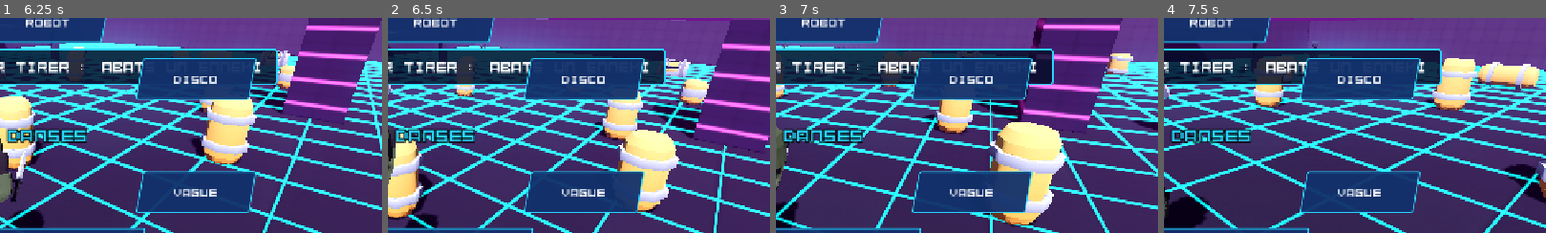
Above: before the commit, frames 1-4 (left to right).
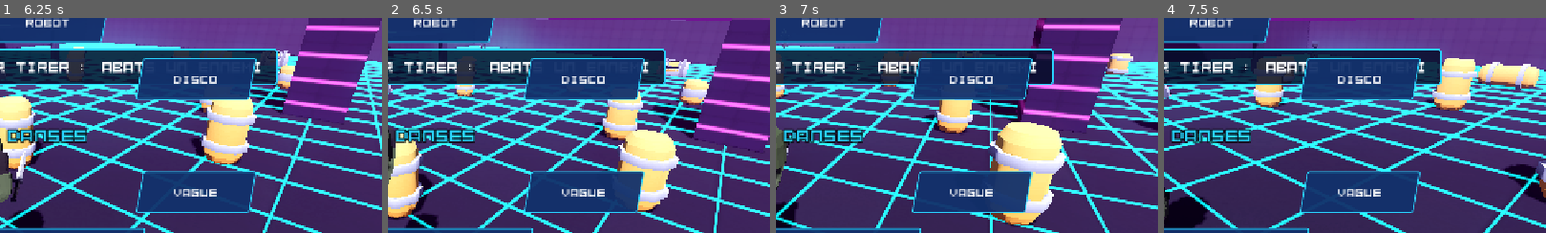
Above: after the commit, the same moments.

Repository: mariusortiz/overclock
Game: Godot game, scene res://scenes/armory.tscn
Same seed, same stepped clock (60 frames per second), same inputs: the game is played once before the commit and once after it. This scene is started directly instead of the project's main scene.
Inputs (mouse positions are % of the whole screen's width and height, from its top left):
- Up to frame 1 (6.25 s): click "< RETOUR" at 0.5 s; click "JOUER" at 1.25 s; click "II" at 2 s; click "REPRENDRE" at 2.75 s; tap Enter at 3.5 s; move the mouse to (72, 45) at 3.52 s; hold D (move_right) 3.53-4.28 s; tap F (melee) at 3.6, 4.55, 6.05 s; click (72, 45) at 3.67 s; tap Space (jump) at 3.77, 4.52, 6.02 s; tap E (ultimate) at 3.8, 4.35, 5.3 s; move the mouse to (45, 50) at 4.27 s; hold W (move_forward) from 4.28 s (still down); click (45, 50) at 4.42 s; move the mouse to (52, 48) at 5.02 s; tap B (emote) at 5.1 s; click (52, 48) at 5.17 s; move the mouse to (49, 52) at 5.77 s; tap Y (inspect) at 5.85 s; click (49, 52) at 5.92 s
- Up to frame 2 (6.5 s): keep holding W (move_forward)
- Up to frame 3 (7 s): keep holding W (move_forward); move the mouse to (57, 51) at 6.52 s; tap F (melee) at 6.6 s; click (57, 51) at 6.67 s; tap Space (jump) at 6.77 s; tap E (ultimate) at 6.8 s
- Up to frame 4 (7.5 s): keep holding W (move_forward); tap R (reload) at 7.15 s; move the mouse to (42, 49) at 7.27 s; tap E (ultimate) at 7.35 s; click (42, 49) at 7.42 s
The pictures show only the part of the screen within x 44-94%, y 23-73%; the shares and areas given below are measured in that part.

Frame 1 is identical in both runs. In frame 2, 0.7% of the frame differs, in the area x 15-35%, y 3-15%; in frame 3, less than 0.1%; in frame 4, nothing differs.

Commit message:
Combat feedback: kill marker, red crosshair on target, hit direction, low health, streaks, countdown
Kill: a red cross on the crosshair and a short buzz; kills in quick
succession make a streak (DOUBLÉ, TRIPLÉ…) worth bonus points. The
crosshair turns red over an enemy. Red arcs show where hits come from; the
screen's edges beat red when health is low; the ammo turns red when the
magazine is nearly empty. Enemies flash white when hit and appear in a
flash. 3-2-1 before each wave; a boss arrives in slow motion with a jolt;
ULTI PRÊTE is announced. The game pauses when the app loses focus.

Co-Authored-By: Claude Opus 5.5 <noreply@anthropic.com>
Claude-Session: https://claude.ai/code/session_01TMrhLU8C9hMQ3DU14F1G1z

Diff:
--- /dev/null
+++ b/scripts/damage_marks.gd
@@ -0,0 +1,40 @@
+class_name DamageMarks
+extends Control
+## Red arcs around the crosshair, each pointing toward where a hit came from,
+## fading out in a second. They turn with the camera while they last.
+
+const LIFETIME := 1.0
+const RADIUS := 170.0
+const SPREAD := 0.45  # radians each side
+const COLOR := Color(1.0, 0.15, 0.1)
+
+## [world position, seconds left]
+var _marks: Array[Array] = []
+
+
+func add(from: Vector3) -> void:
+	_marks.append([from, LIFETIME])
+	set_process(true)
+
+
+func _process(delta: float) -> void:
+	for mark in _marks:
+		mark[1] -= delta
+	_marks = _marks.filter(func(mark: Array) -> bool: return mark[1] > 0.0)
+	queue_redraw()
+	if _marks.is_empty():
+		set_process(false)
+
+
+func _draw() -> void:
+	var camera := get_viewport().get_camera_3d()
+	if camera == null:
+		return
+	var center := size / 2.0
+	for mark in _marks:
+		# Where the hit came from, seen from above in the camera's frame: 0 is
+		# straight ahead (top of the screen).
+		var local := camera.global_basis.inverse() * ((mark[0] as Vector3) - camera.global_position)
+		var angle := atan2(local.x, -local.z) - PI / 2.0
+		var alpha: float = mark[1] / LIFETIME
+		draw_arc(center, RADIUS, angle - SPREAD, angle + SPREAD, 24, Color(COLOR, alpha * 0.9), 10.0)
--- a/scripts/enemy.gd
+++ b/scripts/enemy.gd
@@ -38,6 +38,8 @@
 const KAMIKAZE_RADIUS := 3.5
 const KAMIKAZE_DAMAGE := 25
 const KAMIKAZE_COLOR := Color(1.0, 0.25, 0.1)
+const HIT_FLASH_TIME := 0.07
+static var HIT_FLASH := _make_hit_flash()
 
 @export var max_health := 5
 @export var move_speed := 3.5
@@ -92,6 +94,8 @@
 var _headshot_pending := false
 ## Sniper: seconds of aiming left (laser shown), and the laser itself.
 var _aim_left := 0.0
+## The glow drawn over the model (elite, kamikaze), restored after a hit flash.
+var _overlay: Material
 var _laser: MeshInstance3D
 var _tween: Tween
 var _gravity: float = ProjectSettings.get_setting("physics/3d/default_gravity")
@@ -144,6 +148,15 @@
 	_kill_color = color
 
 
+static func _make_hit_flash() -> StandardMaterial3D:
+	var material := StandardMaterial3D.new()
+	material.shading_mode = BaseMaterial3D.SHADING_MODE_UNSHADED
+	material.blend_mode = BaseMaterial3D.BLEND_MODE_ADD
+	material.transparency = BaseMaterial3D.TRANSPARENCY_ALPHA
+	material.albedo_color = Color(1, 1, 1, 0.65)
+	return material
+
+
 ## The next damage comes from a headshot (it is shown in another color).
 func mark_headshot() -> void:
 	_headshot_pending = true
@@ -170,6 +183,7 @@
 	else:
 		_visual.scale = _base_scale * 1.2
 		_scale_visual_to(_base_scale, 0.12)
+		_flash_white()
 
 
 ## Mace: thrown back, and unable to act for a moment.
@@ -364,7 +378,7 @@
 		return
 	if melee_damage > 0:
 		if global_position.distance_to(_player.global_position) <= attack_range + 0.5:
-			_player.take_damage(melee_damage)
+			_player.take_damage(melee_damage, global_position)
 		return
 	_spawn_projectile(_muzzle.global_position.direction_to(_player.get_aim_position()))
 
@@ -379,7 +393,7 @@
 	var query := PhysicsRayQueryParameters3D.create(_muzzle.global_position, target, WORLD_MASK)
 	var hit := get_world_3d().direct_space_state.intersect_ray(query)
 	if hit.is_empty():
-		_player.take_damage(SNIPER_DAMAGE)
+		_player.take_damage(SNIPER_DAMAGE, global_position)
 	else:
 		target = hit.position
 	Effects.tracer(get_tree().current_scene, _muzzle.global_position, target, LASER_COLOR)
@@ -412,6 +426,16 @@
 	_laser.scale = Vector3(1, 1, from.distance_to(to))
 
 
+## A white flash over the model, for a hit that does not kill.
+func _flash_white() -> void:
+	for mesh: MeshInstance3D in _model.find_children("*", "MeshInstance3D", true, false):
+		mesh.material_overlay = HIT_FLASH
+	await get_tree().create_timer(HIT_FLASH_TIME, false).timeout
+	if is_instance_valid(_model):
+		for mesh: MeshInstance3D in _model.find_children("*", "MeshInstance3D", true, false):
+			mesh.material_overlay = _overlay
+
+
 ## Wraps the model in a colored glow; `pulse` makes it throb.
 func _glow(color: Color, strength: float, pulse := false) -> void:
 	var material := StandardMaterial3D.new()
@@ -419,6 +443,7 @@
 	material.blend_mode = BaseMaterial3D.BLEND_MODE_ADD
 	material.albedo_color = Color(color, strength)
 	material.transparency = BaseMaterial3D.TRANSPARENCY_ALPHA
+	_overlay = material
 	for mesh: MeshInstance3D in _model.find_children("*", "MeshInstance3D", true, false):
 		mesh.material_overlay = material
 	if pulse:
@@ -435,7 +460,7 @@
 	Effects.burst(get_tree().current_scene, at, KAMIKAZE_COLOR, 44)
 	Effects.burst(get_tree().current_scene, at, Color(1.0, 0.85, 0.3), 20)
 	if _player and _player.global_position.distance_to(global_position) <= KAMIKAZE_RADIUS:
-		_player.take_damage(KAMIKAZE_DAMAGE)
+		_player.take_damage(KAMIKAZE_DAMAGE, global_position)
 		_player.shake(0.25)
 
 
--- a/scripts/hud.gd
+++ b/scripts/hud.gd
@@ -19,6 +19,8 @@
 const BANNER_TIME := 2.5
 const FADE_TIME := 0.4
 const ULTIMATE_READY_COLOR := Color(1.0, 0.85, 0.2)
+## Below this share of health, the edges of the screen beat red.
+const LOW_HEALTH := 0.3
 
 var _is_touch := DisplayServer.is_touchscreen_available()
 var _game_over := false
@@ -28,6 +30,13 @@
 var _hint := Label.new()
 var _health_number := Label.new()
 var _dance_wheel := Control.new()
+var _low_health := TextureRect.new()
+var _health_ratio := 1.0
+var _hurt_marks := DamageMarks.new()
+var _streak := Label.new()
+var _streak_tween: Tween
+var _countdown := Label.new()
+var _ultimate_was_ready := false
 var _wheel_mouse_was_captured := false
 var _hint_tween: Tween
 
@@ -80,11 +89,21 @@
 	_continue_button.pressed.connect(_on_exit_button_pressed.bind(false))
 	_build_hint()
 	_build_dance_wheel()
+	_build_low_health()
+	_hurt_marks.set_anchors_and_offsets_preset(Control.PRESET_FULL_RECT)
+	_hurt_marks.mouse_filter = Control.MOUSE_FILTER_IGNORE
+	add_child(_hurt_marks)
+	move_child(_hurt_marks, reticle.get_index())
+	_setup_center_label(_streak, 34, Color(1.0, 0.24, 0.95), 0.62)
+	_setup_center_label(_countdown, 110, Color(0.16, 0.83, 1.0), 0.4)
 	_leave_button.pressed.connect(_on_exit_button_pressed.bind(true))
 
 
 func _process(_delta: float) -> void:
 	_fps_label.visible = Settings.show_fps
+	# Low health: the edges of the screen beat red.
+	var danger := clampf((LOW_HEALTH - _health_ratio) / LOW_HEALTH, 0.0, 1.0)
+	_low_health.modulate.a = danger * (0.55 + 0.35 * sin(Time.get_ticks_msec() / 1000.0 * (4.0 + danger * 4.0)))
 	_fps_label.text = "%d FPS" % Engine.get_frames_per_second()
 	_desktop_hint.visible = not _is_touch and not _game_over \
 			and Input.mouse_mode != Input.MOUSE_MODE_CAPTURED
@@ -94,6 +113,7 @@
 	_health_bar.max_value = maximum
 	_health_bar.value = current
 	_health_number.text = str(current)
+	_health_ratio = float(current) / maxi(maximum, 1)
 
 
 ## Health in figures, on the bar.
@@ -137,12 +157,20 @@
 
 func set_ammo(current: int, magazine: int, reloading: bool) -> void:
 	_ammo_label.text = "RECHARGE…" if reloading else "%d / %d" % [current, magazine]
+	# Red when the magazine is nearly empty.
+	var low := not reloading and current <= ceili(magazine * 0.25)
+	_ammo_label.modulate = Color(1.0, 0.35, 0.3) if low else Color.WHITE
 
 
 ## `ratio`: charge of the ultimate, from 0 to 1.
 func set_ultimate(ratio: float) -> void:
 	touch_controls.set_ultimate(ratio)
 	var is_ready := ratio >= 1.0
+	if is_ready and not _ultimate_was_ready:
+		show_banner("ULTI PRÊTE")
+		if Settings.vibration_enabled:
+			Input.vibrate_handheld(60)
+	_ultimate_was_ready = is_ready
 	var text := "ULTI PRÊTE" if is_ready else "ULTI  %d %%" % floori(ratio * 100.0)
 	if is_ready and not _is_touch:
 		text += "  [E]"
@@ -224,6 +252,73 @@
 	_banner_tween = create_tween()
 	_banner_tween.tween_interval(BANNER_TIME)
 	_banner_tween.tween_property(_banner, "modulate:a", 0.0, 0.5)
+
+
+## A red mark on the edge of the screen, toward where a hit came from.
+func show_hurt_from(from: Vector3) -> void:
+	_hurt_marks.add(from)
+
+
+## "DOUBLÉ", "TRIPLÉ"…: several kills in a row.
+func show_streak(text: String) -> void:
+	_streak.text = text
+	_streak.scale = Vector2.ONE * 1.4
+	_streak.pivot_offset = _streak.size / 2.0
+	if _streak_tween:
+		_streak_tween.kill()
+	_streak_tween = create_tween()
+	_streak_tween.tween_property(_streak, "modulate:a", 1.0, 0.08)
+	_streak_tween.parallel().tween_property(_streak, "scale", Vector2.ONE, 0.2).set_trans(Tween.TRANS_BACK)
+	_streak_tween.tween_interval(1.0)
+	_streak_tween.tween_property(_streak, "modulate:a", 0.0, 0.4)
+
+
+## The big 3, 2, 1 before a wave.
+func show_countdown(seconds: int) -> void:
+	_countdown.text = str(seconds)
+	_countdown.pivot_offset = _countdown.size / 2.0
+	_countdown.modulate.a = 1.0
+	var tween := create_tween()
+	tween.tween_property(_countdown, "scale", Vector2.ONE, 0.25).from(Vector2.ONE * 1.6).set_trans(Tween.TRANS_BACK)
+	tween.tween_interval(0.35)
+	tween.tween_property(_countdown, "modulate:a", 0.0, 0.3)
+
+
+func _setup_center_label(label: Label, font_size: int, color: Color, anchor_y: float) -> void:
+	label.anchor_left = 0.0
+	label.anchor_right = 1.0
+	label.anchor_top = anchor_y
+	label.anchor_bottom = anchor_y
+	label.grow_vertical = Control.GROW_DIRECTION_BOTH
+	label.horizontal_alignment = HORIZONTAL_ALIGNMENT_CENTER
+	label.add_theme_font_size_override("font_size", font_size)
+	label.add_theme_color_override("font_color", color)
+	label.add_theme_color_override("font_outline_color", Color.BLACK)
+	label.add_theme_constant_override("outline_size", 10)
+	label.mouse_filter = Control.MOUSE_FILTER_IGNORE
+	label.modulate.a = 0.0
+	add_child(label)
+	move_child(label, pause_menu.get_index())
+
+
+## Red edges, shown when health is low.
+func _build_low_health() -> void:
+	var falloff := Gradient.new()
+	falloff.set_color(0, Color(0.8, 0, 0, 0))
+	falloff.set_color(1, Color(0.8, 0, 0, 0.75))
+	falloff.set_offset(0, 0.6)
+	var texture := GradientTexture2D.new()
+	texture.gradient = falloff
+	texture.fill = GradientTexture2D.FILL_RADIAL
+	texture.fill_from = Vector2(0.5, 0.5)
+	texture.fill_to = Vector2(1.0, 1.0)
+	_low_health.texture = texture
+	_low_health.set_anchors_and_offsets_preset(Control.PRESET_FULL_RECT)
+	_low_health.stretch_mode = TextureRect.STRETCH_SCALE
+	_low_health.mouse_filter = Control.MOUSE_FILTER_IGNORE
+	_low_health.modulate.a = 0.0
+	add_child(_low_health)
+	move_child(_low_health, 0)
 
 
 ## Opens or closes the dance wheel; the game goes on meanwhile.
--- a/scripts/main.gd
+++ b/scripts/main.gd
@@ -6,6 +6,13 @@
 const WAVE_HEAL := 25
 const BOSS_SCORE := 1000
 const ELITE_SCORE := 400
+## Kills less than this many seconds apart make a streak.
+const STREAK_WINDOW := 1.6
+const STREAK_BONUS := 50  # per kill after the first
+const STREAK_NAMES := {2: "DOUBLÉ", 3: "TRIPLÉ", 4: "QUADRUPLÉ"}
+const KILL_VIBRATION_MS := 15
+## The boss's arrival: slow motion for this long (real time).
+const BOSS_ENTRANCE_TIME := 0.8
 const MENU_SCENE := "res://scenes/menu.tscn"
 const DAMAGE_VIBRATION_MS := 40
 const PERK_CHOICE_DELAY := 2.0
@@ -42,6 +49,8 @@
 var _endless := false
 var _boss: Boss
 var _stats := GameStats.new()
+var _streak := 0
+var _last_kill_time := -100.0
 
 @onready var player: Player = $Player
 @onready var hud: Hud = $HUD
@@ -81,6 +90,9 @@
 	waves.wave_cleared.connect(_on_wave_cleared)
 	waves.enemy_killed.connect(_add_score.bind(KILL_SCORE))
 	waves.enemy_killed.connect(player.on_enemy_killed)
+	waves.enemy_killed.connect(_on_enemy_killed)
+	waves.countdown.connect(hud.show_countdown)
+	player.hurt_from.connect(hud.show_hurt_from)
 	waves.enemies_left_changed.connect(_on_enemies_left_changed)
 	waves.boss_spawned.connect(_on_boss_spawned)
 	waves.boss_killed.connect(_on_boss_killed)
@@ -104,6 +116,7 @@
 
 func _process(_delta: float) -> void:
 	hud.set_status(player.get_effects(), player.perks)
+	hud.reticle.on_target = player.aiming_at_enemy
 	if Input.is_action_just_pressed("emote") and player.health > 0:
 		hud.toggle_dance_wheel()
 
@@ -223,6 +236,20 @@
 	hud.show_banner(title.to_upper())
 
 
+## Kill marker, a short buzz, and the streak count.
+func _on_enemy_killed() -> void:
+	hud.reticle.show_kill()
+	if Settings.vibration_enabled:
+		Input.vibrate_handheld(KILL_VIBRATION_MS)
+	var now := Time.get_ticks_msec() / 1000.0
+	_streak = _streak + 1 if now - _last_kill_time <= STREAK_WINDOW else 1
+	_last_kill_time = now
+	if _streak >= 2:
+		var bonus := STREAK_BONUS * (_streak - 1)
+		_add_score(bonus)
+		hud.show_streak("%s   +%d" % [STREAK_NAMES.get(_streak, "SÉRIE ×%d" % _streak), bonus])
+
+
 func _on_elite_killed() -> void:
 	_add_score(ELITE_SCORE)
 	hud.show_banner("ÉLITE ABATTUE   +%d" % ELITE_SCORE)
@@ -234,6 +261,12 @@
 	hud.show_boss(Boss.INFO[boss.kind].name)
 	hud.set_boss_health(boss.max_health, boss.max_health)
 	boss.health_changed.connect(hud.set_boss_health)
+	# Its arrival: a moment of slow motion and a jolt.
+	player.shake(0.2)
+	Engine.time_scale = 0.4
+	await get_tree().create_timer(BOSS_ENTRANCE_TIME, true, false, true).timeout
+	if player.health > 0:
+		Engine.time_scale = 1.0
 
 
 func _on_boss_killed(kind: Boss.Kind) -> void:
--- a/scripts/mortar_strike.gd
+++ b/scripts/mortar_strike.gd
@@ -30,7 +30,7 @@
 	marker.queue_free()
 	var player: Player = get_tree().get_first_node_in_group("player")
 	if player and global_position.distance_to(player.global_position) <= RADIUS:
-		player.take_damage(damage)
+		player.take_damage(damage, global_position)
 
 	var sphere := SphereMesh.new()
 	sphere.radius = RADIUS
--- a/scripts/pause_menu.gd
+++ b/scripts/pause_menu.gd
@@ -30,6 +30,9 @@
 func _notification(what: int) -> void:
 	if what == NOTIFICATION_WM_GO_BACK_REQUEST:
 		toggle()
+	elif what == NOTIFICATION_APPLICATION_FOCUS_OUT or what == NOTIFICATION_APPLICATION_PAUSED:
+		# Leaving the app (a call, the home button) pauses the game.
+		open()
 
 
 func toggle() -> void:
--- a/scripts/player.gd
+++ b/scripts/player.gd
@@ -5,6 +5,8 @@
 
 signal health_changed(current: int, maximum: int)
 signal damaged
+## A hit came from `from` (world position), for the HUD's direction marker.
+signal hurt_from(from: Vector3)
 signal died
 signal perks_changed
 
@@ -19,6 +21,10 @@
 const DANCE_CAMERA_SPEED := 4.0
 ## Any of these, or moving, or being hit, stops a dance.
 const DANCE_BREAKERS: Array[StringName] = [&"fire", &"aim", &"melee", &"jump", &"reload", &"ultimate", &"inspect"]
+
+## The crosshair turns red over an enemy within this range (world and enemy layers).
+const AIM_CHECK_RANGE := 80.0
+const AIM_CHECK_MASK := 1 | 4
 
 ## Camera shake: how hard a hit shakes the view, and how fast it settles.
 const HIT_SHAKE := 0.12
@@ -93,6 +99,10 @@
 	weapon.rotation.x = _spring_arm.rotation.x
 
 
+## True when the crosshair is on an enemy (updated every physics frame).
+var aiming_at_enemy := false
+
+
 ## Point enemies aim at.
 func get_aim_position() -> Vector3:
 	return global_position + Vector3.UP * 1.0
@@ -127,9 +137,12 @@
 	ultimate.add_charge(Ultimate.KILL_CHARGE)
 
 
-func take_damage(amount: int) -> void:
+## `from`: where the hit came from, when known.
+func take_damage(amount: int, from := Vector3.INF) -> void:
 	if health <= 0 or invulnerable or ultimate.shielded:
 		return
+	if from != Vector3.INF:
+		hurt_from.emit(from)
 	if has_effect(PowerUp.Type.SHIELD):
 		amount = ceili(amount / 2.0)
 	health = maxi(health - amount, 0)
@@ -289,6 +302,16 @@
 			shake(0.06)
 	_was_on_floor = is_on_floor()
 	_update_animation()
+	_update_aim_target()
+
+
+## Whether the crosshair is on an enemy, for its color.
+func _update_aim_target() -> void:
+	var from := _camera.global_position
+	var to := from - _camera.global_basis.z * AIM_CHECK_RANGE
+	var query := PhysicsRayQueryParameters3D.create(from, to, AIM_CHECK_MASK, [get_rid()])
+	var hit := get_world_3d().direct_space_state.intersect_ray(query)
+	aiming_at_enemy = not hit.is_empty() and (hit.collider as Node).is_in_group("targets")
 
 
 func _update_animation() -> void:
--- a/scripts/projectile.gd
+++ b/scripts/projectile.gd
@@ -20,6 +20,8 @@
 
 
 func _on_body_entered(body: Node3D) -> void:
-	if body.has_method("take_damage"):
+	if body is Player:
+		body.take_damage(damage, global_position - direction * 4.0)
+	elif body.has_method("take_damage"):
 		body.take_damage(damage)
 	queue_free()
--- a/scripts/reticle.gd
+++ b/scripts/reticle.gd
@@ -6,9 +6,19 @@
 const HIT_COLOR := Color(1, 0.24, 0.95)
 const HEADSHOT_COLOR := Color(1.0, 0.9, 0.2)
 const HIT_DURATION := 0.15
+const KILL_COLOR := Color(1.0, 0.2, 0.2)
+const KILL_DURATION := 0.35
+const TARGET_COLOR := Color(1.0, 0.3, 0.3, 0.95)
 
 var _hit_left := 0.0
 var _hit_color := HIT_COLOR
+var _kill_left := 0.0
+## The crosshair turns red over an enemy.
+var on_target := false:
+	set(value):
+		if value != on_target:
+			on_target = value
+			queue_redraw()
 
 
 func _ready() -> void:
@@ -23,18 +33,32 @@
 	queue_redraw()
 
 
+## A bigger red cross for a kill.
+func show_kill() -> void:
+	_kill_left = KILL_DURATION
+	set_process(true)
+	queue_redraw()
+
+
 func _process(delta: float) -> void:
 	_hit_left -= delta
-	if _hit_left <= 0.0:
+	_kill_left -= delta
+	queue_redraw()
+	if _hit_left <= 0.0 and _kill_left <= 0.0:
 		set_process(false)
-		queue_redraw()
 
 
 func _draw() -> void:
 	var center := size * 0.5
-	draw_circle(center, 1.5, COLOR)
+	var color := TARGET_COLOR if on_target else COLOR
+	draw_circle(center, 1.5, color)
 	for dir: Vector2 in [Vector2.LEFT, Vector2.RIGHT, Vector2.UP, Vector2.DOWN]:
-		draw_line(center + dir * 6.0, center + dir * 14.0, COLOR, 2.0)
+		draw_line(center + dir * 6.0, center + dir * 14.0, color, 2.0)
+	if _kill_left > 0.0:
+		var grow := 1.0 + (KILL_DURATION - _kill_left) * 1.5
+		var faded := Color(KILL_COLOR, clampf(_kill_left / KILL_DURATION * 1.5, 0.0, 1.0))
+		for dir: Vector2 in [Vector2(1, 1), Vector2(1, -1), Vector2(-1, 1), Vector2(-1, -1)]:
+			draw_line(center + dir * 10.0 * grow, center + dir * 22.0 * grow, faded, 4.0)
 	if _hit_left > 0.0:
 		for dir: Vector2 in [Vector2(1, 1), Vector2(1, -1), Vector2(-1, 1), Vector2(-1, -1)]:
 			draw_line(center + dir * 7.0, center + dir * 14.0, _hit_color, 3.0)
--- a/scripts/shockwave.gd
+++ b/scripts/shockwave.gd
@@ -50,4 +50,4 @@
 	var on_ring := absf(Vector2(offset.x, offset.z).length() - _radius) <= THICKNESS
 	if on_ring and offset.y < SAFE_HEIGHT:
 		_has_hit = true
-		player.take_damage(damage)
+		player.take_damage(damage, global_position)
--- a/scripts/wave_manager.gd
+++ b/scripts/wave_manager.gd
@@ -10,6 +10,8 @@
 signal boss_spawned(boss: Boss)
 signal boss_killed(kind: Boss.Kind)
 signal elite_spawned
+## The last seconds before a wave: 3, 2, 1.
+signal countdown(seconds: int)
 signal elite_killed
 
 const BOSS_EVERY := 5
@@ -152,7 +154,13 @@
 # --- Wave flow --------------------------------------------------------------
 
 func _start_next_wave(delay: float) -> void:
-	await get_tree().create_timer(delay, false).timeout
+	var counted := 3 if delay >= 3.5 else 0
+	await get_tree().create_timer(delay - counted, false).timeout
+	for seconds in range(counted, 0, -1):
+		if _stopped:
+			return
+		countdown.emit(seconds)
+		await get_tree().create_timer(1.0, false).timeout
 	if _stopped:
 		return
 	wave += 1
@@ -192,6 +200,11 @@
 	if enemy.elite:
 		enemy.died.connect(elite_killed.emit)
 	get_parent().add_child(enemy)
+	# A flash where it appears.
+	var flash_color := Color(1.0, 0.5, 0.15) if enemy is Boss else Color(0.16, 0.9, 1.0)
+	Effects.spray(get_parent(), enemy.position + Vector3.UP * 0.6, [flash_color, Color.WHITE], 22,
+			Vector3.ONE * 0.1, Vector2(1.0, 3.0), Vector3(0, 2.0, 0), 35.0, 0.8, true)
+	Effects.flash(get_parent(), enemy.position + Vector3.UP, flash_color, 3.0, 0.35)
 	if enemy.elite:
 		elite_spawned.emit()
 	_to_spawn -= 1
